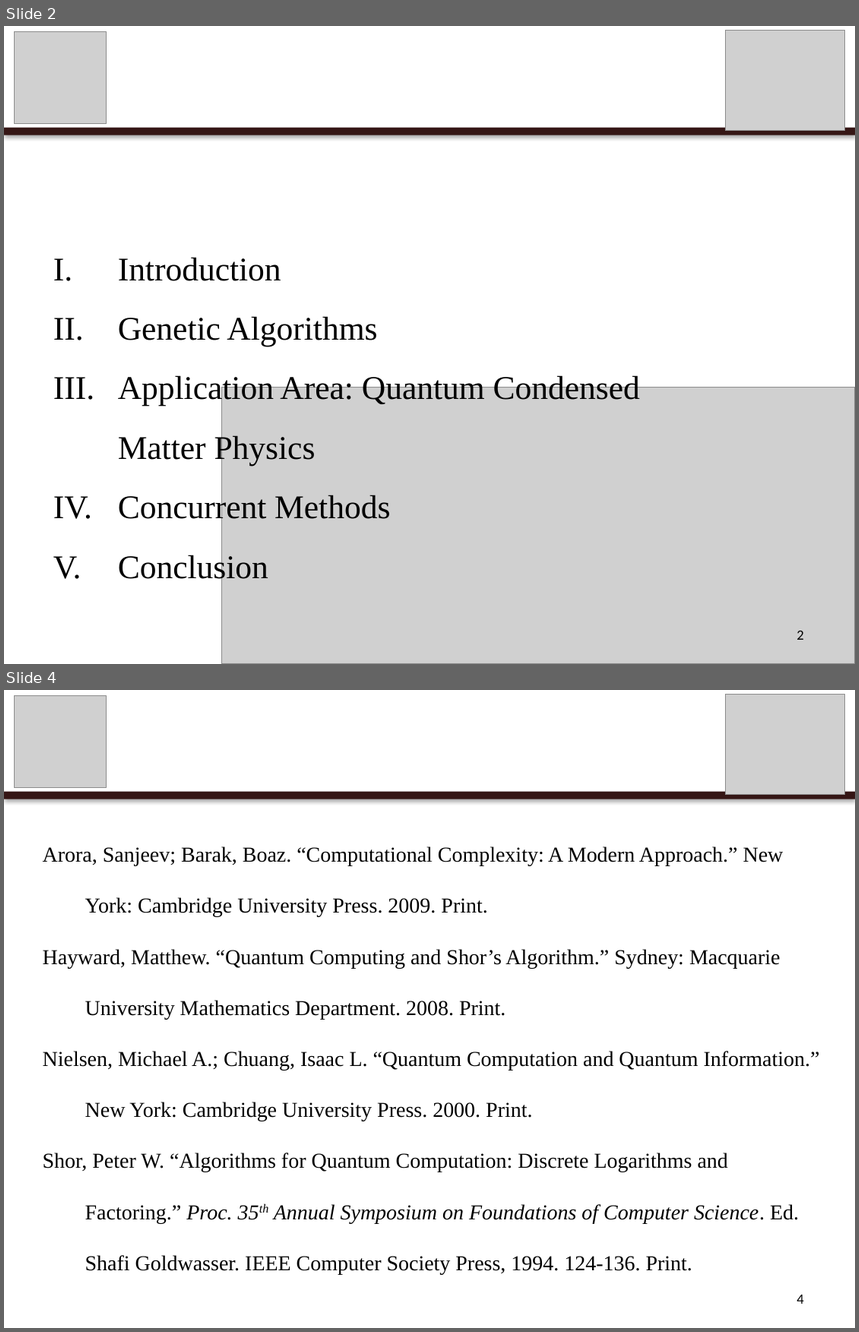
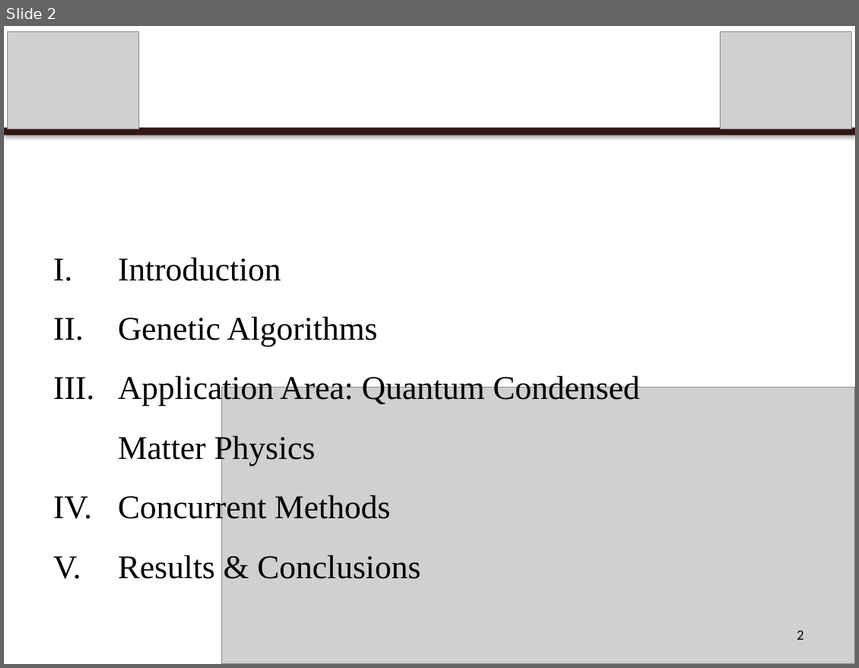
Before and after one commit to calebwherry/Concurrent-GARTH, a slide deck: doc/presentations/VT-CS-5510/Concurrent-GARTH.pptx. Shown one above the other, each under a label of ours: slides 2 and 4 before the commit, slide 2 after it; the slides between them are not shown. The pictures are 859x1332 and 859x668 pixels, drawn with LibreOffice and Linux fonts; fonts in the diff are those of the drawing; grey boxes stand for pictures; background and template pictures are left out. Boxes give left, top, right and bottom in pixels: in the first picture for what was removed or moved away, otherwise in the second. Text is boxed around its words. In the diff, an @@ line names an element or a change of style, - is before the commit and + after.

```diff
--- a/doc/presentations/VT-CS-5510/Concurrent-GARTH.pptx
+++ b/doc/presentations/VT-CS-5510/Concurrent-GARTH.pptx
@@ slide 4 removed at (4,690,855,1328), background #FFFFFF; not listed: 1 template element that a slide beside it also shows @@
@@ picture removed at (14,696,106,788) @@
@@ picture removed at (725,695,845,795) @@
@@ text removed at (126,714,720,774) @@
-References
@@ text removed at (43,847,820,1274) @@
-Arora, Sanjeev; Barak, Boaz. “Computational Complexity: A Modern Approach.” New York: Cambridge University Press. 2009. Print.
-Hayward, Matthew. “Quantum Computing and Shor’s Algorithm.” Sydney: Macquarie University Mathematics Department. 2008. Print.
-Nielsen, Michael A.; Chuang, Isaac L. “Quantum Computation and Quantum Information.” New York: Cambridge University Press. 2000. Print.
-Shor, Peter W. “Algorithms for Quantum Computation: Discrete Logarithms and Factoring.” Proc. 35th Annual Symposium on Foundations of Computer Science. Ed. Shafi Goldwasser. IEEE Computer Society Press, 1994. 124-136. Print.
@@ page number removed at (797,1295,804,1304) @@
-4
@@ slide 2 changed as well @@
@@ picture: place and size @@
-picture at (14,32,106,124)
+picture at (7,32,139,129)
@@ picture: place and size @@
-picture at (725,31,845,131)
+picture at (721,32,852,129)
@@ text at (118,555,420,579): text changed @@
-V. Conclusion
+V. Results & Conclusions
```
Also in this commit, not shown: 2 other slides changed, 5 slides added, 1 other slide removed, 2 other files.
